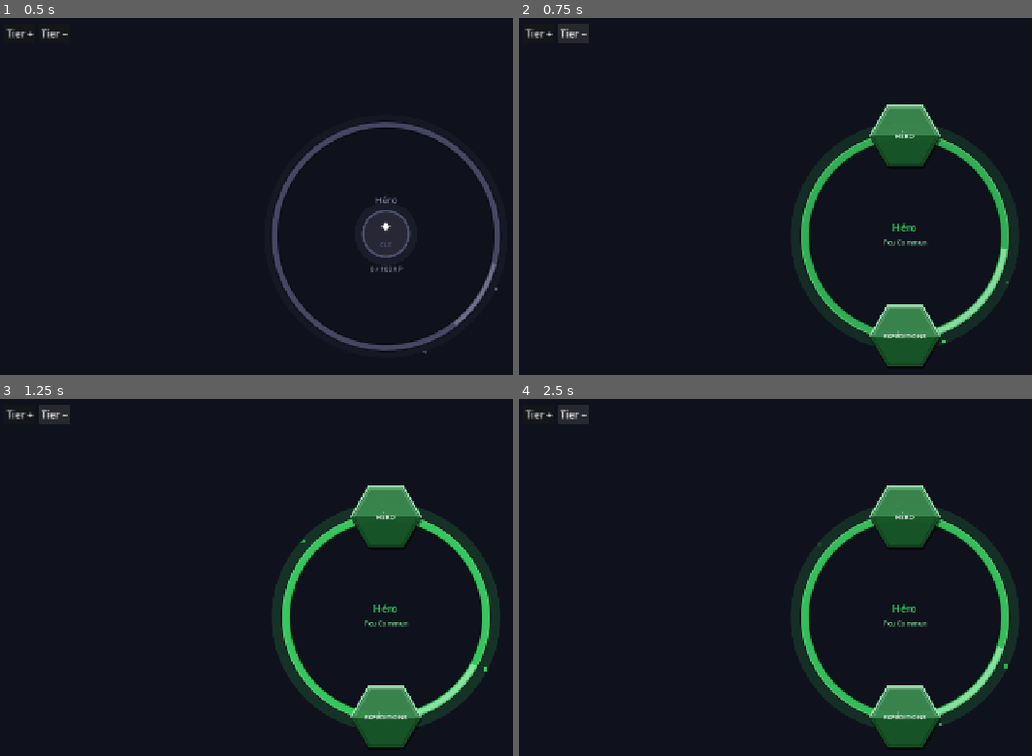
Above: before the commit, frames 1-4 (two rows, left to right).
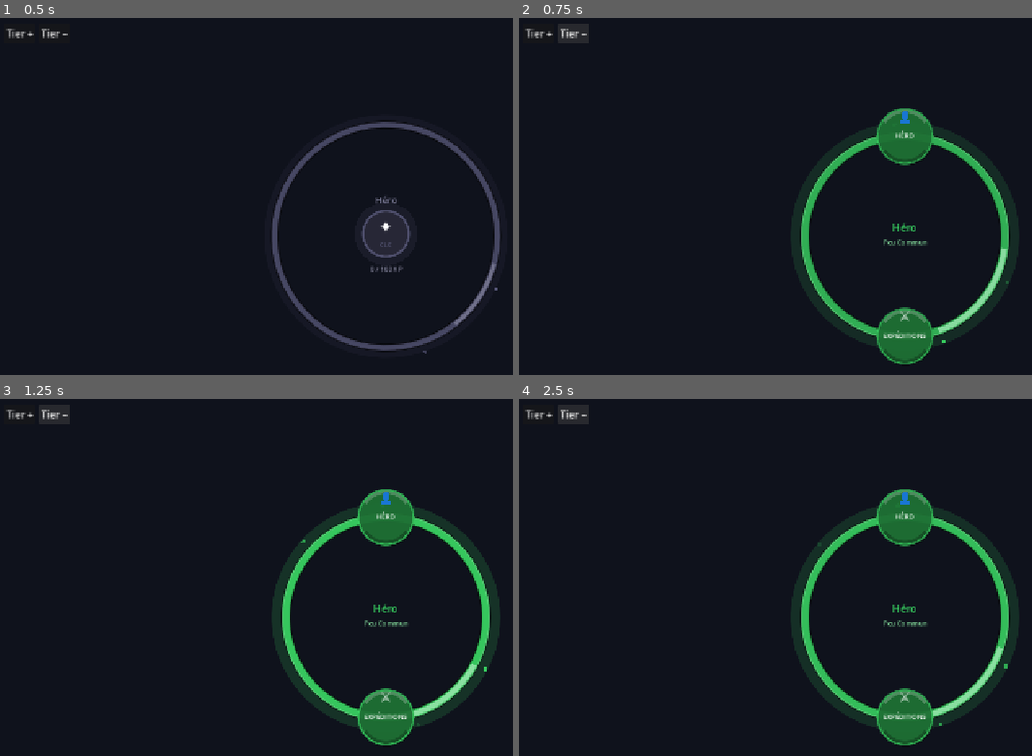
Above: after the commit, the same moments.

Repository: Rhend/Reliquary
Game: Godot game, scene res://scenes/village/village.tscn
Two runs of this game, one before a commit and one after it. Both use one fixed random seed, a clock stepped at 60 frames per second and the inputs below.
Inputs:
- Up to frame 1 (0.5 s): no input
- Up to frame 2 (0.75 s): click "Tier +" at 0.5 s
- Up to frame 3 (1.25 s): no input
- Up to frame 4 (2.5 s): click "Tier −" at 1.25 s; click "Tier +" at 2 s

Frame 1 is identical in both runs. In frame 2, 2.3% of the frame differs, in the area x 68-83%, y 24-98%; in frame 3, 2.3%; in frame 4, 2.3%.

Commit message:
feat(village): boutons hub progressifs par tier
Tier 1 : ronds simples
Tier 2 : ronds + outline animé + shimmer rotatif
Tier 3 : hexagones (base)
Tier 4 : hexagones + outline pulsant + shimmer glissant sur les arêtes
Tier 5 : hexagones + tout tier4 + pulsation du rayon

Co-Authored-By: Claude Sonnet 4.6 <noreply@anthropic.com>

Diff:
--- a/scenes/village/Village.gd
+++ b/scenes/village/Village.gd
@@ -288,15 +288,27 @@
 	var icon_text   := ""
 	var label_text  := ""
 	var tier_color  := Color.WHITE
+	var tier        := 1
 	var callback    : Callable
 	var hex_radius  := 58.0
 	var is_hovered  := false
 	var is_selected := false
 	var _htween     : Tween
+	var _t          := 0.0
 
 	func _ready() -> void:
 		pivot_offset = size * 0.5
-
+		if not icon_text.is_empty():
+			var ico := Label.new()
+			ico.text = icon_text
+			ico.horizontal_alignment = HORIZONTAL_ALIGNMENT_CENTER
+			ico.vertical_alignment   = VERTICAL_ALIGNMENT_CENTER
+			ico.add_theme_font_size_override("font_size", 22)
+			ico.anchor_left   = 0.0; ico.anchor_right  = 1.0
+			ico.anchor_top    = 0.0; ico.anchor_bottom = 0.0
+			ico.offset_top    = 22;  ico.offset_bottom = 62
+			ico.mouse_filter  = Control.MOUSE_FILTER_IGNORE
+			add_child(ico)
 		var lbl := Label.new()
 		lbl.text = label_text
 		lbl.horizontal_alignment = HORIZONTAL_ALIGNMENT_CENTER
@@ -305,12 +317,15 @@
 		lbl.add_theme_color_override("font_color", Color.WHITE)
 		lbl.anchor_left   = 0.0; lbl.anchor_right  = 1.0
 		lbl.anchor_top    = 0.0; lbl.anchor_bottom = 0.0
-		lbl.offset_top    = 60;  lbl.offset_bottom = 92   # centré dans 152px
+		lbl.offset_top    = 63;  lbl.offset_bottom = 87
 		lbl.mouse_filter  = Control.MOUSE_FILTER_IGNORE
 		add_child(lbl)
-
 		mouse_entered.connect(_on_enter)
 		mouse_exited.connect(_on_exit)
+
+	func _process(dt: float) -> void:
+		_t += dt
+		queue_redraw()
 
 	func _on_enter() -> void:
 		is_hovered = true
@@ -337,59 +352,100 @@
 			_htween.tween_callback(callback)
 
 	func _draw() -> void:
-		var c   := size * 0.5
-		var pts := _hex(c, hex_radius)
-
-		# ── Drop shadow (décalé bas-droite) ───────────────────
-		draw_colored_polygon(_hex(c + Vector2(2.5, 4.0), hex_radius), Color(0, 0, 0, 0.40))
-
-		# ── Base ─────────────────────────────────────────────
+		var c := size * 0.5
+		match tier:
+			1: _round(c, false)
+			2: _round(c, true)
+			3: _hexa(c, false, false)
+			4: _hexa(c, true,  false)
+			5: _hexa(c, true,  true)
+			_: _round(c, false)
+
+	# ── Tier 1 & 2 : boutons ronds ────────────────────────────
+	func _round(c: Vector2, with_fx: bool) -> void:
+		var r: float = hex_radius * 0.78
+		if with_fx:
+			var og := tier_color; og.a = 0.08 + 0.05 * sin(_t * 1.4)
+			draw_circle(c, r + 12.0, og)
+		draw_circle(c + Vector2(2.0, 3.5), r, Color(0, 0, 0, 0.35))
+		var fill := tier_color.darkened(0.45); fill.a = 0.92
+		draw_circle(c, r, fill)
+		draw_arc(c, r - 4.0, -PI * 0.80, -PI * 0.20, 16, Color(1, 1, 1, 0.22), 4.0, true)
+		draw_arc(c, r - 4.0,  PI * 0.20,  PI * 0.80, 16, Color(0, 0, 0, 0.25), 4.0, true)
+		var border := tier_color; border.a = 0.50 + 0.22 * sin(_t * 1.8)
+		draw_arc(c, r, 0.0, TAU, 64, border, 2.0, true)
+		if with_fx:
+			var rim := tier_color.lightened(0.35); rim.a = 0.45
+			draw_arc(c, r - 2.0, 0.0, TAU, 64, rim, 1.0, true)
+			var outline := tier_color; outline.a = 0.28 + 0.12 * sin(_t * 1.5)
+			draw_arc(c, r + 9.0, 0.0, TAU, 64, outline, 1.5, true)
+			var sa := _t * 1.3
+			var sh := tier_color.lightened(0.65); sh.a = 0.82
+			draw_arc(c, r, sa, sa + 1.0, 20, sh, 3.5, true)
+		if is_selected:
+			var gr: float = 12.0 if with_fx else 8.0
+			var glow := tier_color; glow.a = 0.35
+			draw_arc(c, r + gr, 0.0, TAU, 48, glow, 5.0, true)
+			draw_arc(c, r, 0.0, TAU, 64, tier_color, 2.5, true)
+		elif is_hovered:
+			var ex: float = 14.0 if with_fx else 12.0
+			var corona := tier_color; corona.a = 0.20
+			draw_circle(c, r + ex, corona)
+			draw_arc(c, r, 0.0, TAU, 64, tier_color.lightened(0.2), 3.0, true)
+
+	# ── Tier 3 / 4 / 5 : hexagones ────────────────────────────
+	func _hexa(c: Vector2, with_fx: bool, with_pulse: bool) -> void:
+		var eff_r: float = hex_radius
+		if with_pulse:
+			eff_r += sin(_t * 2.5) * 3.0
+		var pts := _hex(c, eff_r)
+
+		draw_colored_polygon(_hex(c + Vector2(2.5, 4.0), eff_r), Color(0, 0, 0, 0.40))
+
 		var base := tier_color.darkened(0.42); base.a = 0.95
 		draw_colored_polygon(pts, base)
-
-		# ── Lumière (demi-haut) ───────────────────────────────
-		var top_poly := PackedVector2Array([c, pts[3], pts[4], pts[5], pts[0]])
-		draw_colored_polygon(top_poly, Color(1, 1, 1, 0.11))
-
-		# ── Ombre (demi-bas) ─────────────────────────────────
-		var bot_poly := PackedVector2Array([c, pts[0], pts[1], pts[2], pts[3]])
-		draw_colored_polygon(bot_poly, Color(0, 0, 0, 0.28))
-
-		# ── Biseau intérieur — bord lumineux (haut) ───────────
-		var inn := _hex(c, hex_radius - 5.0)
-		var bevel_light := Color(1, 1, 1, 0.18)
-		draw_line(inn[3], inn[4], bevel_light, 1.0, true)
-		draw_line(inn[4], inn[5], bevel_light, 1.5, true)
-		draw_line(inn[5], inn[0], bevel_light, 1.0, true)
-
-		# ── Biseau intérieur — bord ombragé (bas) ────────────
-		var bevel_dark := Color(0, 0, 0, 0.22)
-		draw_line(inn[0], inn[1], bevel_dark, 1.0, true)
-		draw_line(inn[1], inn[2], bevel_dark, 1.5, true)
-		draw_line(inn[2], inn[3], bevel_dark, 1.0, true)
-
-		# ── Arêtes éclairées extérieures (haut) ───────────────
-		var light_edge := tier_color.lightened(0.55); light_edge.a = 0.90
-		draw_line(pts[3], pts[4], light_edge, 1.5, true)
-		draw_line(pts[4], pts[5], light_edge, 2.5, true)
-		draw_line(pts[5], pts[0], light_edge, 1.5, true)
-
-		# ── Arêtes ombragées extérieures (bas) ────────────────
+		draw_colored_polygon(PackedVector2Array([c, pts[3], pts[4], pts[5], pts[0]]), Color(1, 1, 1, 0.11))
+		draw_colored_polygon(PackedVector2Array([c, pts[0], pts[1], pts[2], pts[3]]), Color(0, 0, 0, 0.28))
+
+		var inn := _hex(c, eff_r - 5.0)
+		draw_line(inn[3], inn[4], Color(1, 1, 1, 0.18), 1.0, true)
+		draw_line(inn[4], inn[5], Color(1, 1, 1, 0.23), 1.5, true)
+		draw_line(inn[5], inn[0], Color(1, 1, 1, 0.18), 1.0, true)
+		draw_line(inn[0], inn[1], Color(0, 0, 0, 0.22), 1.0, true)
+		draw_line(inn[1], inn[2], Color(0, 0, 0, 0.22), 1.5, true)
+		draw_line(inn[2], inn[3], Color(0, 0, 0, 0.22), 1.0, true)
+
+		var le := tier_color.lightened(0.55); le.a = 0.90
+		draw_line(pts[3], pts[4], le, 1.5, true)
+		draw_line(pts[4], pts[5], le, 2.5, true)
+		draw_line(pts[5], pts[0], le, 1.5, true)
 		draw_line(pts[0], pts[1], Color(0, 0, 0, 0.40), 1.5, true)
 		draw_line(pts[1], pts[2], Color(0, 0, 0, 0.50), 2.0, true)
 		draw_line(pts[2], pts[3], Color(0, 0, 0, 0.40), 1.5, true)
 
-		# ── Effets hover / selected ────────────────────────────
+		if with_fx:
+			var oc := tier_color; oc.a = 0.32 + 0.15 * sin(_t * 1.8)
+			_draw_border(_hex(c, eff_r + 8.0), oc, 1.8)
+			var ef    := fmod(_t * 1.1, TAU) / TAU * 6.0
+			var eidx  := int(ef) % 6
+			var efrac : float = fmod(ef, 1.0)
+			var ps    := pts[eidx].lerp(pts[(eidx + 1) % 6], efrac)
+			var pe    := pts[eidx].lerp(pts[(eidx + 1) % 6], minf(efrac + 0.38, 1.0))
+			var sh    := tier_color.lightened(0.70); sh.a = 0.88
+			draw_line(ps, pe, sh, 3.5, true)
+
 		if is_selected:
 			_draw_border(pts, tier_color, 2.5)
 			var glow := tier_color; glow.a = 0.28
-			_draw_border(_hex(c, hex_radius + 10.0), glow, 5.0)
+			_draw_border(_hex(c, eff_r + 10.0), glow, 5.0)
 		elif is_hovered:
+			var expand: float = 16.0
+			if with_fx: expand = 20.0
 			var corona := tier_color; corona.a = 0.22
-			draw_colored_polygon(_hex(c, hex_radius + 16.0), corona)
+			draw_colored_polygon(_hex(c, eff_r + expand), corona)
 			_draw_border(pts, tier_color.lightened(0.2), 3.0)
 			var soft := tier_color; soft.a = 0.40
-			_draw_border(_hex(c, hex_radius + 10.0), soft, 6.0)
+			_draw_border(_hex(c, eff_r + 10.0), soft, 6.0)
 
 	func _hex(c: Vector2, r: float) -> PackedVector2Array:
 		var pts := PackedVector2Array()
@@ -1052,6 +1108,7 @@
 	item.icon_text  = icon
 	item.label_text = lbl
 	item.tier_color = tcolor
+	item.tier       = _current_tier()
 	item.callback   = cb
 	_center(item, pos, HEX_SIZE)
 	item.pivot_offset = HEX_SIZE * 0.5   # centrage du scale x1.2
